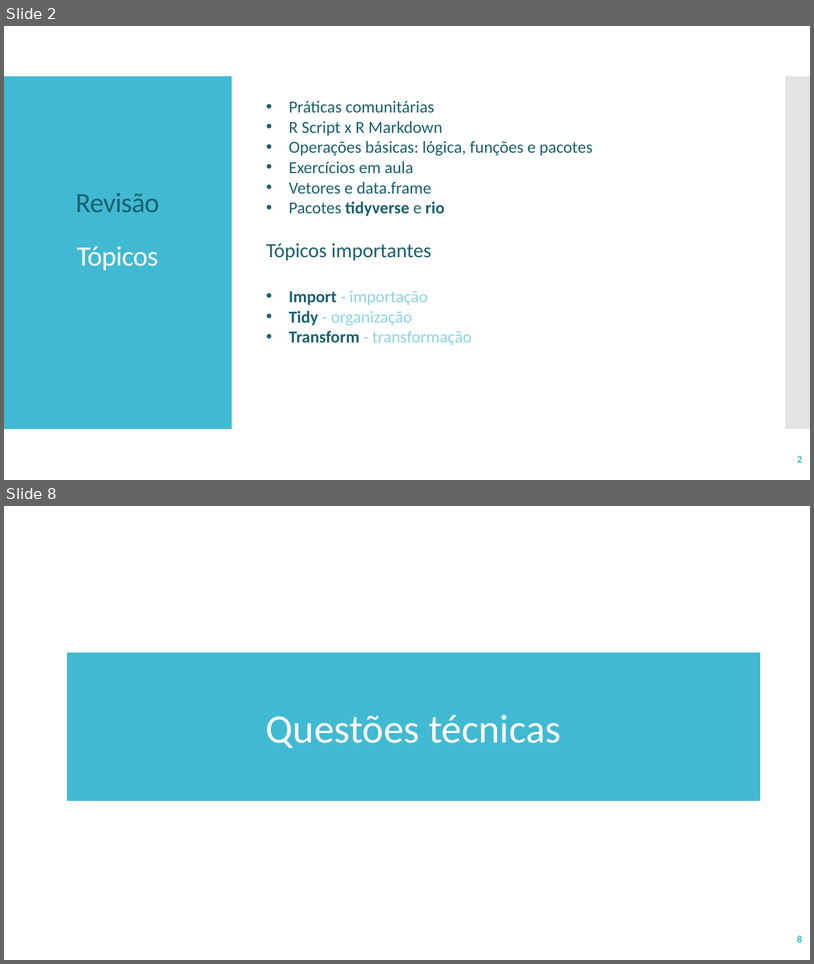
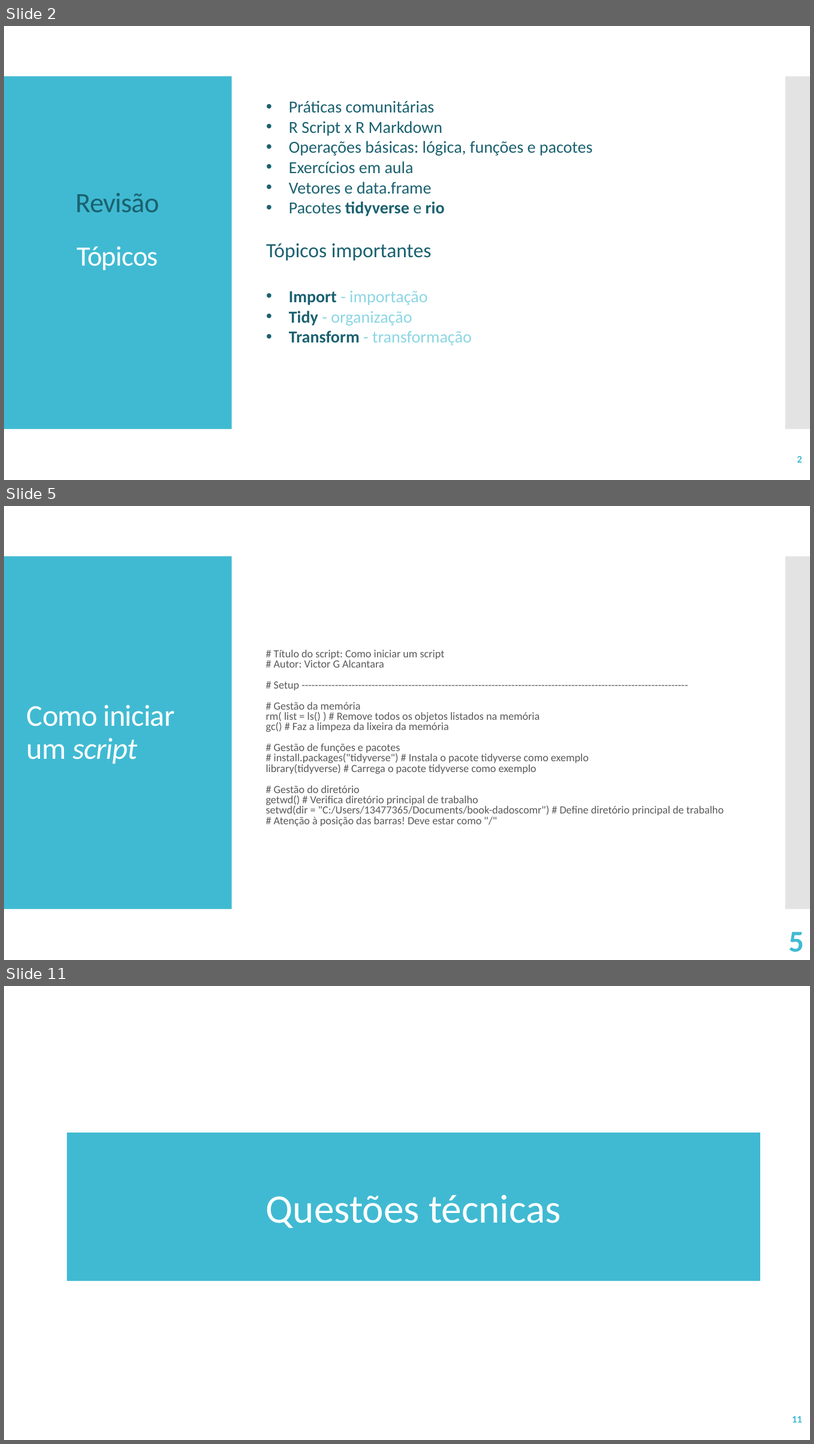
Before and after one commit to victorgalcantara/R-Intro, a slide deck: A03 - Mão na massa/A03 - Import and Tidy Data.pptx. Shown one above the other, each under a label of ours: slides 2 and 8 before the commit, slides 2, 5 and 11 after it; the slides between them are not shown. The pictures are 814x964 and 814x1444 pixels, drawn with LibreOffice and Linux fonts; fonts in the diff are those of the drawing. Boxes give left, top, right and bottom in pixels: in the first picture for what was removed or moved away, otherwise in the second. Text is boxed around its words. In the diff, an @@ line names an element or a change of style, - is before the commit and + after.

```diff
--- a/A03 - Mão na massa/A03 - Import and Tidy Data.pptx
+++ b/A03 - Mão na massa/A03 - Import and Tidy Data.pptx
@@ slide 5 added at (4, 506, 810, 960), background #FFFFFF; not listed: 2 template elements that a slide beside it also shows @@
@@ text added at (266, 649, 724, 826), 12.9 pt, text #595959 @@
+# Título do script: Como iniciar um script
+# Autor: Victor G Alcantara
+# Setup --------------------------------------------------------------------------------------------------------------------
+# Gestão da memória
+rm( list = ls() ) # Remove todos os objetos listados na memória
+gc() # Faz a limpeza da lixeira da memória
+# Gestão de funções e pacotes
+# install.packages("tidyverse") # Instala o pacote tidyverse como exemplo
+library(tidyverse) # Carrega o pacote tidyverse como exemplo
+# Gestão do diretório
+getwd() # Verifica diretório principal de trabalho
+setwd(dir = "C:/Users/13477365/Documents/book-dadoscomr") # Define diretório principal de trabalho
+# Atenção à posição das barras! Deve estar como "/"
@@ title added at (27, 705, 174, 763), 36 pt, text #FFFFFF @@
+Como iniciar um script
@@ page number added at (789, 931, 804, 952), 36 pt, text #40BAD2, bold @@
+5
@@ what was slide 8 is now slide 11 @@
@@ page number at (792, 1416, 803, 1422): text changed @@
-8
+11
```
Also in this commit, not shown: 1 slide changed, 18 other slides added, 1 slide removed, 6 other files.
